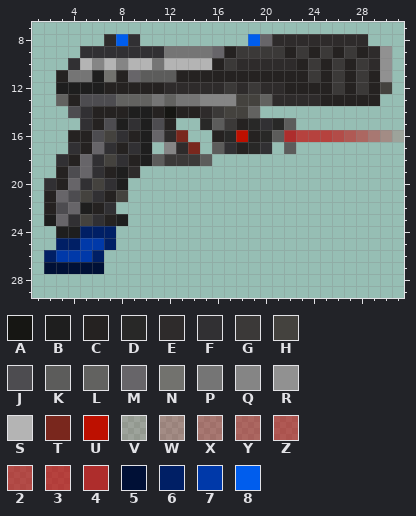
One commit to this pixel-art sprite: Resources/Textures/SD/Objects/Weapons/Guns/smartgun.rsi/icon.png. The first picture shows the starting point.
The file is 32x32 pixels. Colours within 5 levels of each other are drawn and written as one. Shown: x 1..31, y 7..29.
Palette (. is transparent): A #161613  B #1e1e1e  C #252221  D #282827  E #2e2b2b  F #313033  G #3b3938  H #44423e  J #4d4c50  K #5c5c5b  L #626260  M #676569  N #72726e  P #757575  Q #858585  R #919191  S #b4b4b4  T #79271d  U #bd1000  V #c7000024  W #c7000043  X #c700005e  Y #c7000075  Z #c7000088  2 #c7000099  3 #c70000a7  4 #ae2d2c  5 #001036  6 #001f65  7 #0039a9  8 #005ded
Pixels before, first column x 2:
 8 .....E8F.........8MEEEEEEEE...
 9 ...FFFFFFFPPPPMCGGGGCGCGCGCER.
10 ..FSQSQSSPSSSSCGEEEEECGCGCGER.
11 .CPPBNCMKKKCCCCCCCCCCCGCGCGCR.
12 .BBBBCCCCCEEEEEGEGEECCCCGCGCH.
13 .LCJJJLLLPLPPQQQHHLEEEECCCCC..
14 ..JFCCCBBCACCEGHHL............
15 ...FCJBFBJC..DKGCDFDK.........
16 ..CCJHFCBMET..CDUCDK43332ZYXWV
17 ..FCMFCFB.QET.KFCDF.K.........
18 .FCMFHFCBKGGGK................
19 .CJMFCBE......................
20 FCMFHFB.......................
21 CMJHFCH.......................
22 CJMBCF........................
23 BMFHFCB.......................
24 .BB666........................
25 .66776........................
26 67776.........................
27 55555.........................
Now the later version:
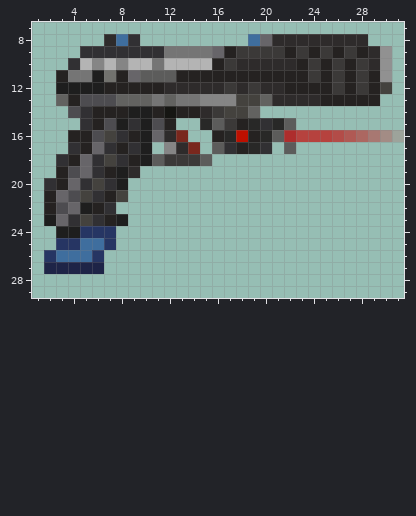
Diff:
colour 5: #001036 -> #1e2447
colour 6: #001f65 -> #263563
colour 7: #0039a9 -> #3f6e9e
Changed rows in their new state; - is a pixel that keeps its letter.
first column x 8:
 8 7----------7
Where, in picture pixels (left, top, right, bottom), the same in both pictures:
changed: (116, 34, 128, 46)
changed: (248, 34, 260, 46)
changed: (44, 226, 116, 274)
